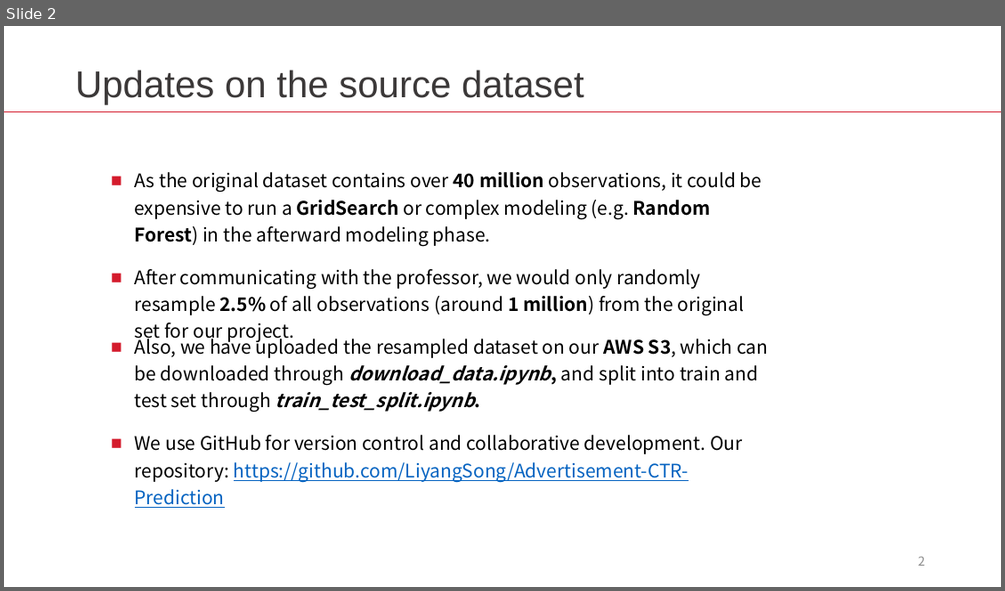
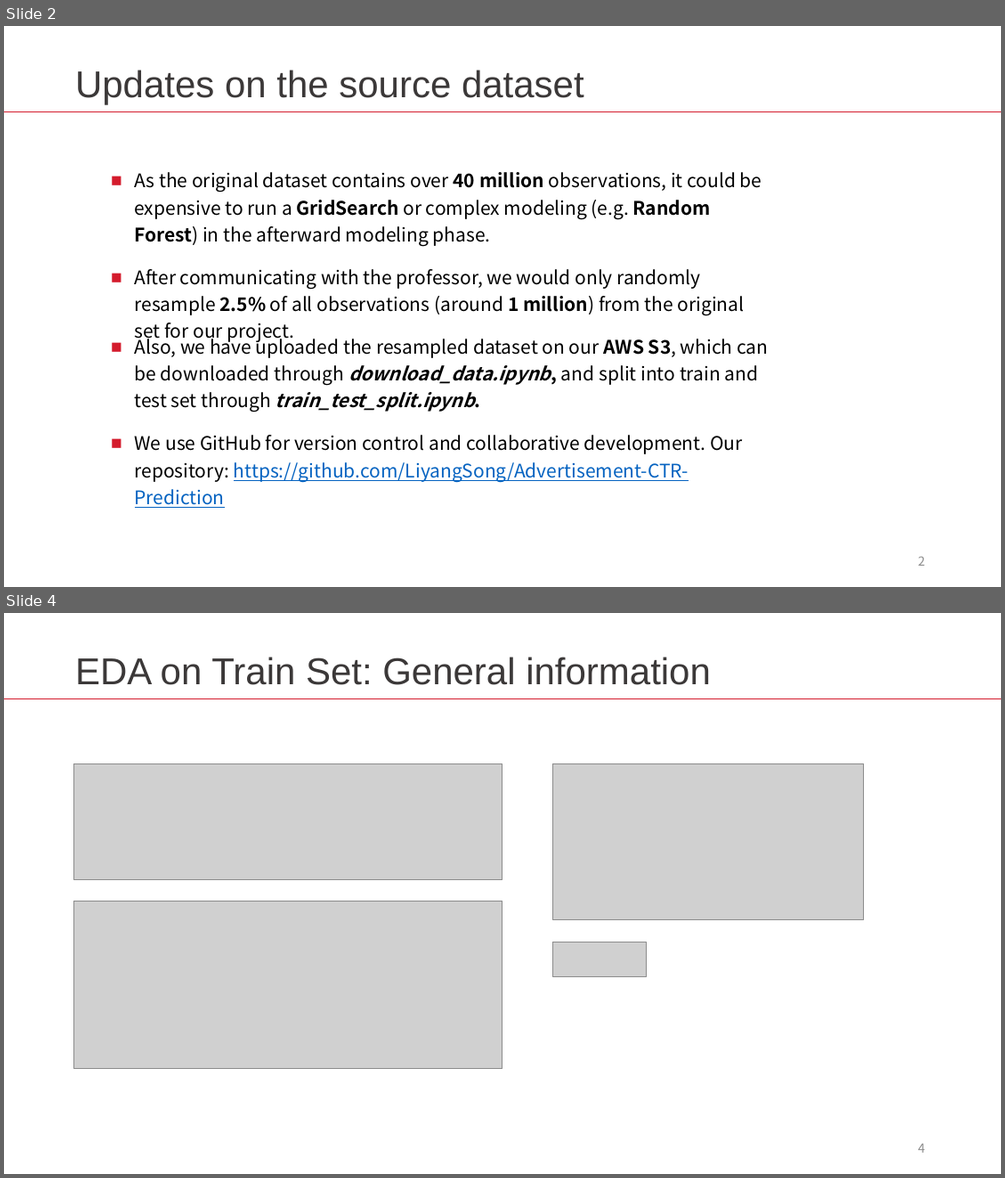
Before and after one commit to LiyangSong/Advertisement-CTR-Prediction, a slide deck: submissions/phase2/eda.pptx. Shown one above the other, each under a label of ours: slide 2 before the commit, slides 2 and 4 after it; the slides between them are not shown. The pictures are 1005x591 and 1005x1178 pixels, drawn with LibreOffice and Linux fonts; fonts in the diff are those of the drawing; grey boxes stand for pictures. Boxes give left, top, right and bottom in pixels: in the first picture for what was removed or moved away, otherwise in the second. Text is boxed around its words. In the diff, an @@ line names an element or a change of style, - is before the commit and + after.

```diff
--- a/submissions/phase2/eda.pptx
+++ b/submissions/phase2/eda.pptx
@@ slide 4 added at (x1=4, y1=613, x2=1001, y2=1174), background #FFFFFF @@
@@ text added at (x1=75, y1=657, x2=711, y2=685), 36 pt, text #3B3838 @@
+EDA on Train Set: General information
@@ rectangle added at (x1=4, y1=698, x2=1001, y2=699), fill #D41B2C @@
@@ picture added at (x1=74, y1=763, x2=502, y2=880) @@
@@ picture added at (x1=552, y1=763, x2=864, y2=919) @@
@@ picture added at (x1=74, y1=900, x2=502, y2=1070) @@
@@ picture added at (x1=552, y1=941, x2=647, y2=976) @@
@@ page number added at (x1=918, y1=1143, x2=925, y2=1152), 12 pt, text #8C8C8C @@
+4
```
Also in this commit, not shown: 10 other slides added, 1 slide removed, 1 other file.
